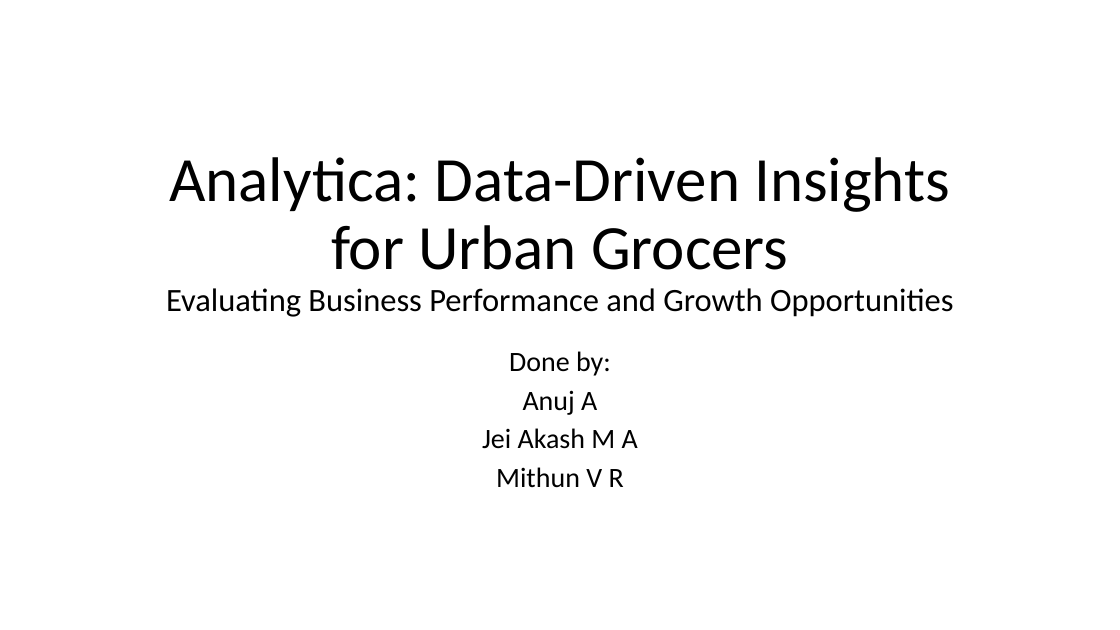
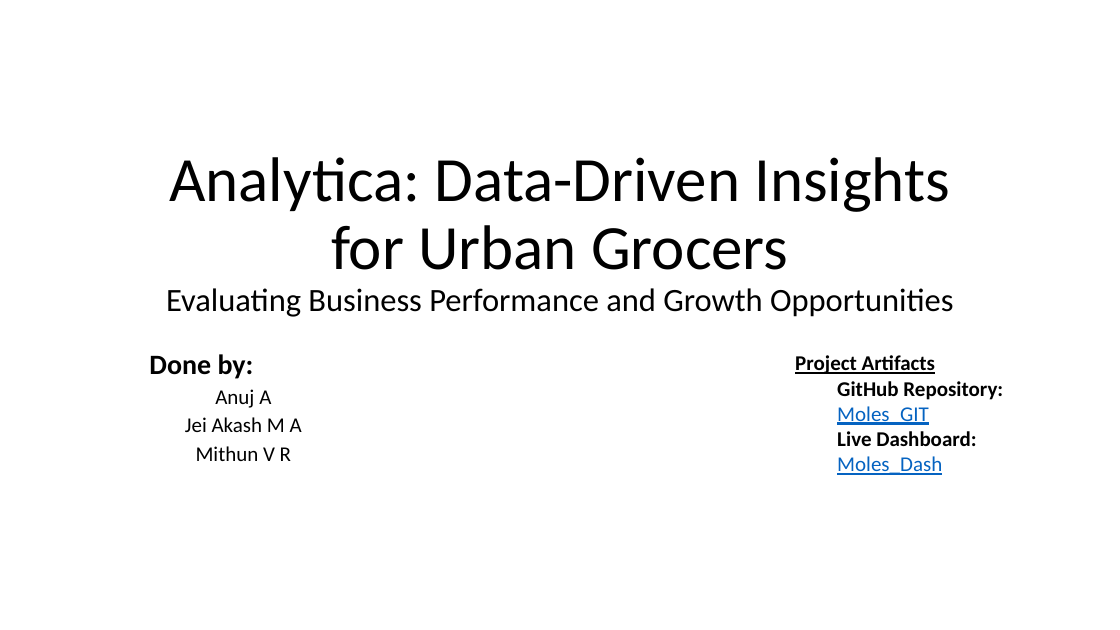
Before and after one commit to vrMithun/Analatica-Case-Study, a slide deck: slide 1 of ANALYTICA_MOLES_JEI AKASH.pptx. Drawn at 1120x630 pixels with LibreOffice and Linux fonts; fonts in the diff are those of the drawing. Boxes give left, top, right and bottom in pixels: in the first picture for what was removed or moved away, otherwise in the second. Text is boxed around its words. In the diff, an @@ line names an element or a change of style, - is before the commit and + after.

Commit message:
Final ppt

```diff
--- a/ANALYTICA_MOLES_JEI AKASH.pptx
+++ b/ANALYTICA_MOLES_JEI AKASH.pptx
@@ subtitle "Done by:": place and size @@
-subtitle "Done by:" at (482,351,638,488)
+subtitle "Done by:" at (149,354,302,461)
@@ subtitle "Done by:" at (149,354,302,461): bold on in "Done by:"; size 24 to 18 pt in "Anuj A", "Jei Akash M A", "Mithun V R"; line spacing 0.8 to 0.9; list level 1 to 3 in "Anuj A"; list level 1 to 3 in "Jei Akash M A"; list level 1 to 3 in "Mithun V R" @@
@@ text added at (795,355,1003,475), 18 pt, text #000000, bold, underline @@
+Project Artifacts
+  GitHub Repository: Moles_GIT
+  Live Dashboard: Moles_Dash
```
Also in this commit, not shown: 1 slide added, 1 slide removed.
